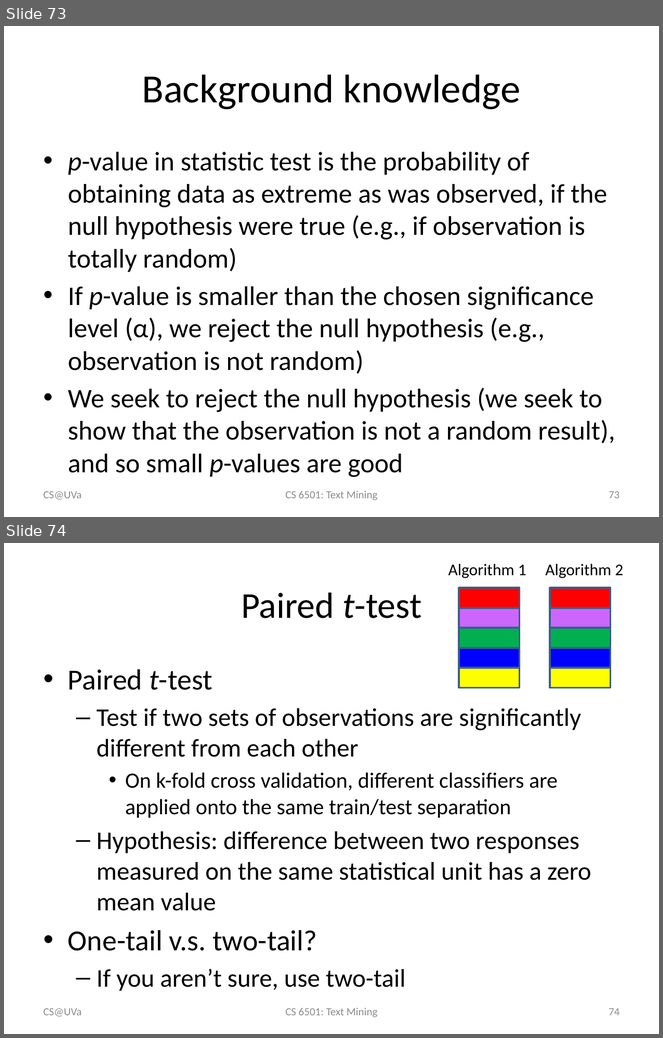
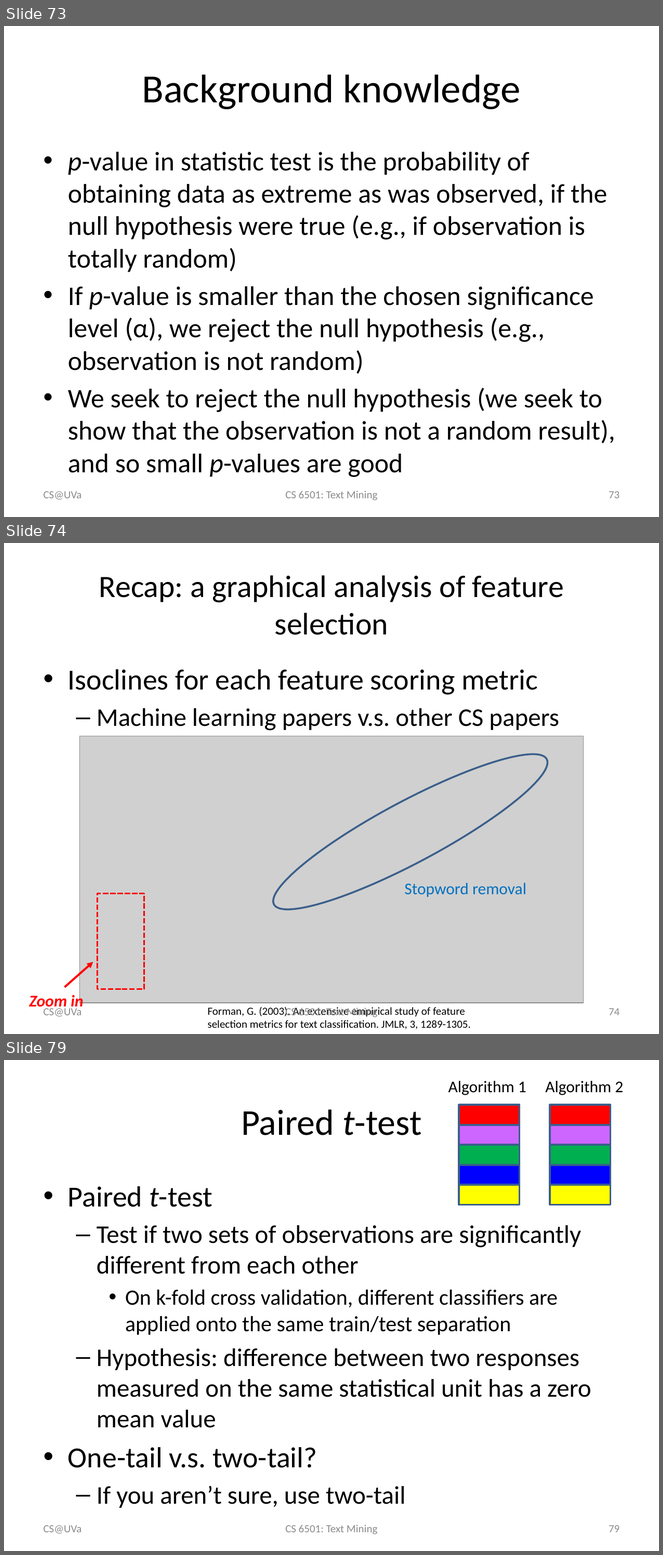
Before and after one commit to wang296/CS6501-Text-Mining, a slide deck: docs/TextCategorization.pptx. Shown one above the other, each under a label of ours: slides 73 and 74 before the commit, slides 73, 74 and 79 after it; the slides between them are not shown. The pictures are 663x1038 and 663x1555 pixels, drawn with LibreOffice and Linux fonts; fonts in the diff are those of the drawing; grey boxes stand for pictures. Boxes give left, top, right and bottom in pixels: in the first picture for what was removed or moved away, otherwise in the second. Text is boxed around its words. In the diff, an @@ line names an element or a change of style, - is before the commit and + after.

```diff
--- a/docs/TextCategorization.pptx
+++ b/docs/TextCategorization.pptx
@@ slide 74 added at (x1=4, y1=543, x2=659, y2=1034), background #FFFFFF @@
@@ title added at (x1=99, y1=575, x2=564, y2=635), 34.2 pt, text #000000 @@
+Recap: a graphical analysis of feature selection
@@ text added at (x1=68, y1=669, x2=559, y2=731), 28 pt, text #000000 @@
+• Isoclines for each feature scoring metric
+  – Machine learning papers v.s. other CS papers
@@ picture added at (x1=80, y1=736, x2=584, y2=1004) @@
@@ ellipse added at (x1=259, y1=732, x2=561, y2=932), outline #3A5F8C 2 pt @@
@@ text added at (x1=404, y1=883, x2=527, y2=897), 18 pt, text #0070C0 @@
+Stopword removal
@@ rectangle added at (x1=98, y1=893, x2=144, y2=989), outline #FF0000 2 pt dashed @@
@@ arrow added from (65, 987) to (93, 962), #FF0000 2.25 pt @@
@@ text added at (x1=29, y1=993, x2=83, y2=1010), 18 pt, text #FF0000, bold, italic @@
+Zoom in
@@ text added at (x1=44, y1=1006, x2=82, y2=1017), 12 pt, text #8C8C8C @@
+CS@UVa
@@ text added at (x1=208, y1=1007, x2=471, y2=1030), 12 pt, text #000000 @@
+Forman, G. (2003). An extensive empirical study of feature selection metrics for text classification. JMLR, 3, 1289-1305.
@@ text added at (x1=285, y1=1007, x2=377, y2=1018), 12 pt, text #8C8C8C @@
+CS 6501: Text Mining
@@ page number added at (x1=609, y1=1008, x2=620, y2=1016), 12 pt, text #8C8C8C @@
+74
@@ what was slide 74 is now slide 79 @@
@@ page number at (x1=609, y1=1525, x2=620, y2=1533): text changed @@
-74
+79
```
Also in this commit, not shown: 4 other slides added, 5 other files.
